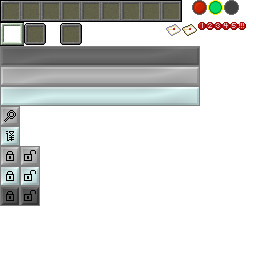
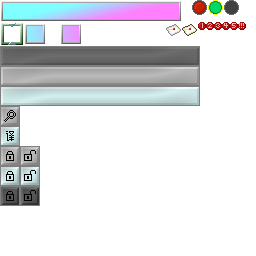
Comparing the layer stacks of the two 256x256 images. Changes:
added layer "图层 12" (50%) above "图层 11" over [3, 3, 179, 19]
added layer "图层 11" (75%) above "图层 10" over [1, 1, 181, 21]
added layer "图层 10" above "图层 9" over [8, 23, 16, 45]
added layer "图层 9" above "图层 8" over [1, 23, 23, 45]
added layer "图层 8" (50%) above "图层 7" over [27, 26, 79, 42]
added layer "图层 7" (75%) above "图层 6" over [25, 24, 81, 44]
painted on "图层 0" over [0, 0, 182, 46]
